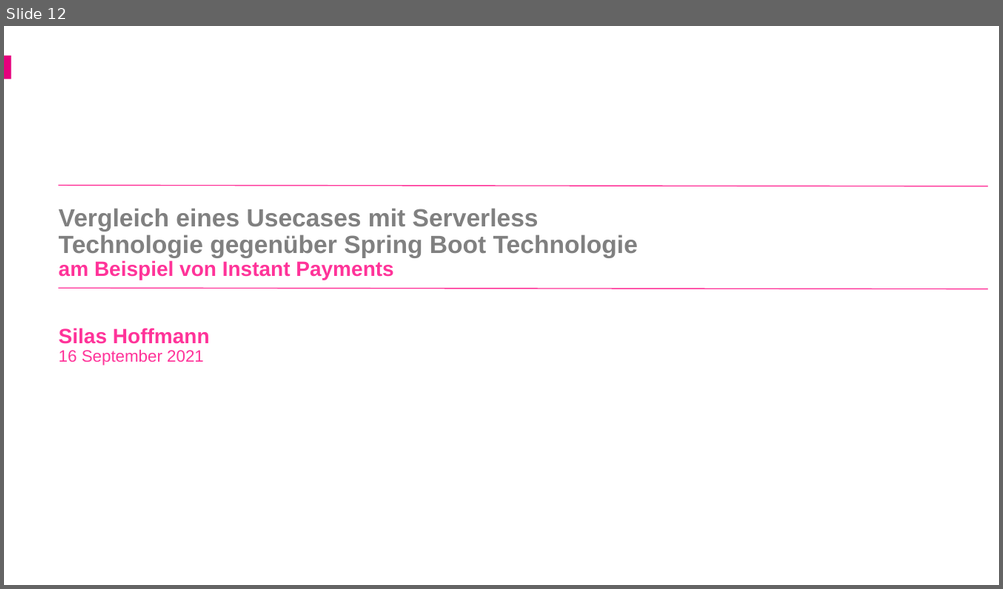
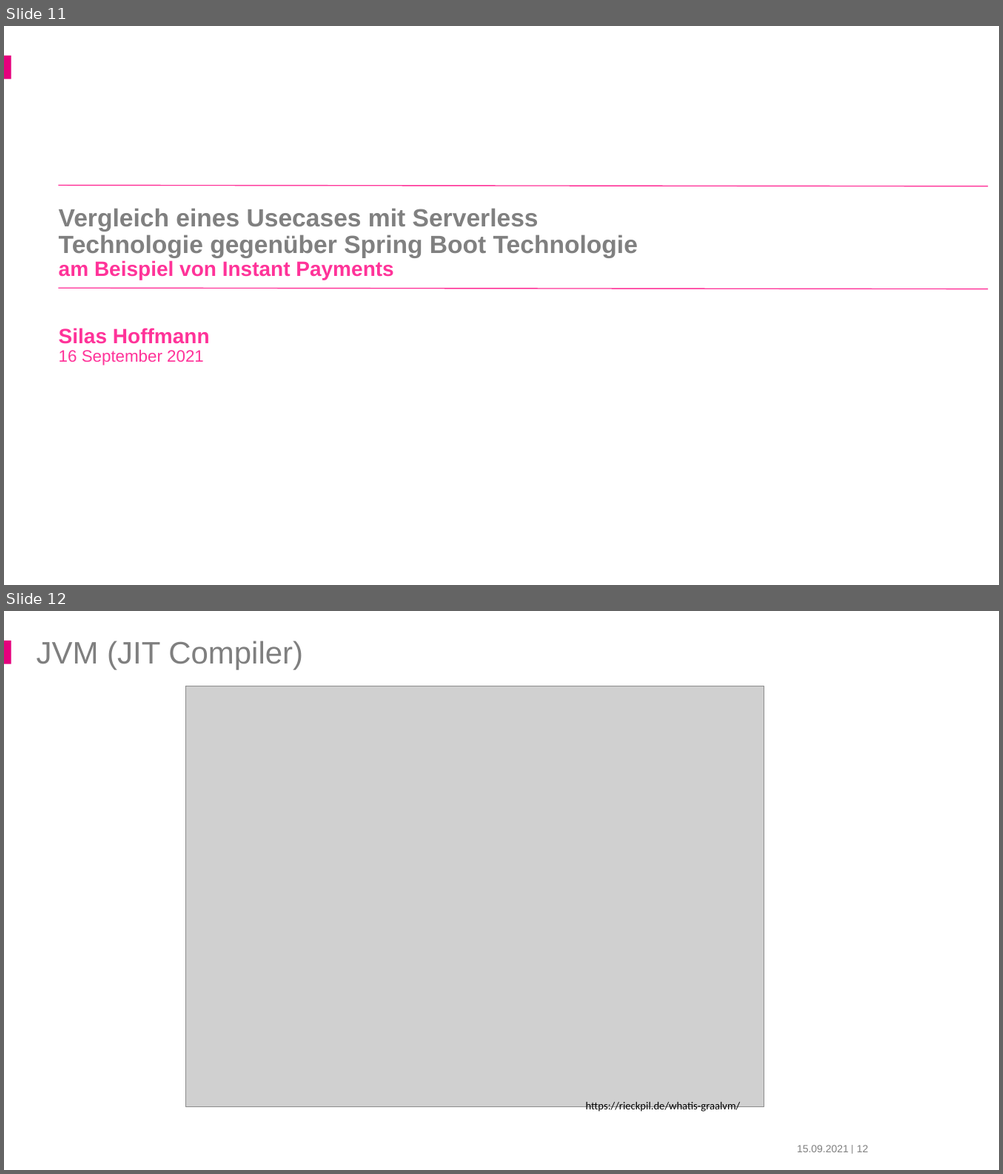
Before and after one commit to derMacon/serverless-bsc-thesis, a slide deck: slides/uni/hoffmann_serverless.pptx. Shown one above the other, each under a label of ours: slide 12 before the commit, slides 11 and 12 after it. The pictures are 1003x589 and 1003x1174 pixels, drawn with LibreOffice and Linux fonts; fonts in the diff are those of the drawing; grey boxes stand for pictures; background and template pictures are left out. Boxes give left, top, right and bottom in pixels: in the first picture for what was removed or moved away, otherwise in the second. Text is boxed around its words. In the diff, an @@ line names an element or a change of style, - is before the commit and + after.

```diff
--- a/slides/uni/hoffmann_serverless.pptx
+++ b/slides/uni/hoffmann_serverless.pptx
@@ slide 12 added at box(4, 611, 999, 1170), background #FFFFFF; not listed: 1 template element that a slide beside it also shows @@
@@ title added at box(37, 641, 303, 669), 30 pt, text #7F7F7F @@
+JVM (JIT Compiler)
@@ picture added at box(186, 686, 763, 1107) @@
@@ text added at box(586, 1102, 740, 1113), 10.5 pt, text #000000 @@
+https://rieckpil.de/whatis-graalvm/
@@ text added at box(851, 1143, 858, 1156), 10 pt, text #7F7F7F @@
+|
@@ text added at box(797, 1145, 848, 1153), 10 pt, text #7F7F7F @@
+15.09.2021
@@ page number added at box(856, 1145, 868, 1153), 10 pt, text #7F7F7F @@
+12
@@ what was slide 12 is now slide 11 @@
```
Also in this commit, not shown: 27 slides changed, 3 other files.
